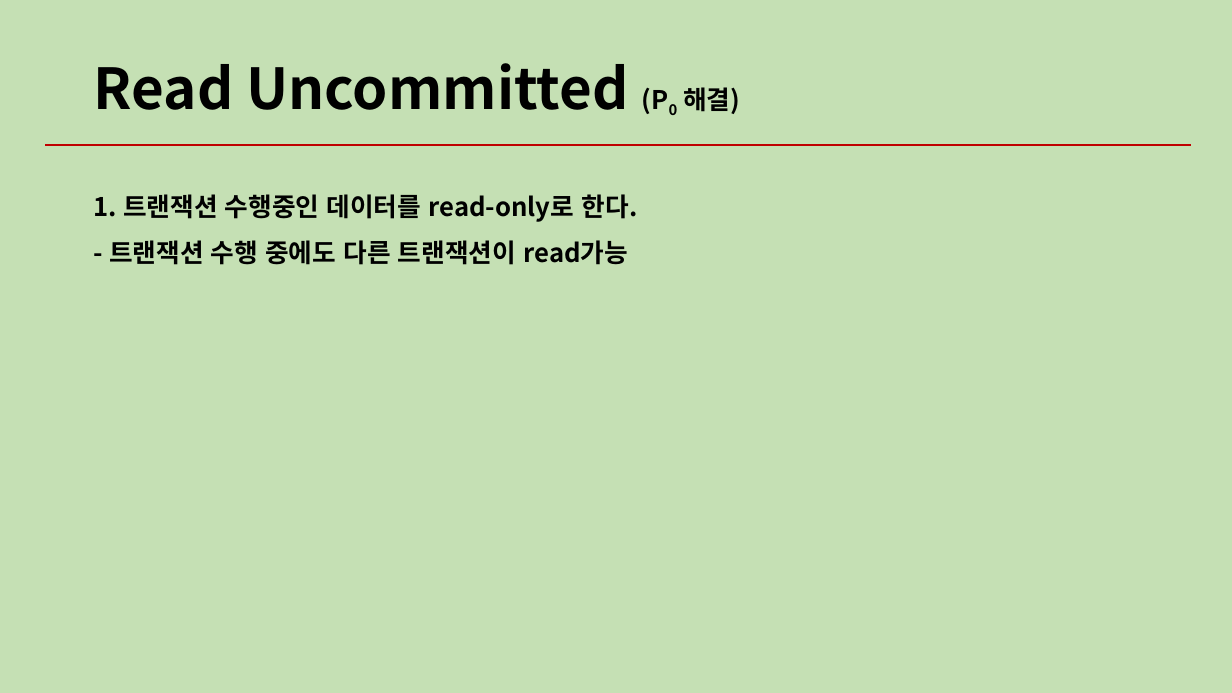
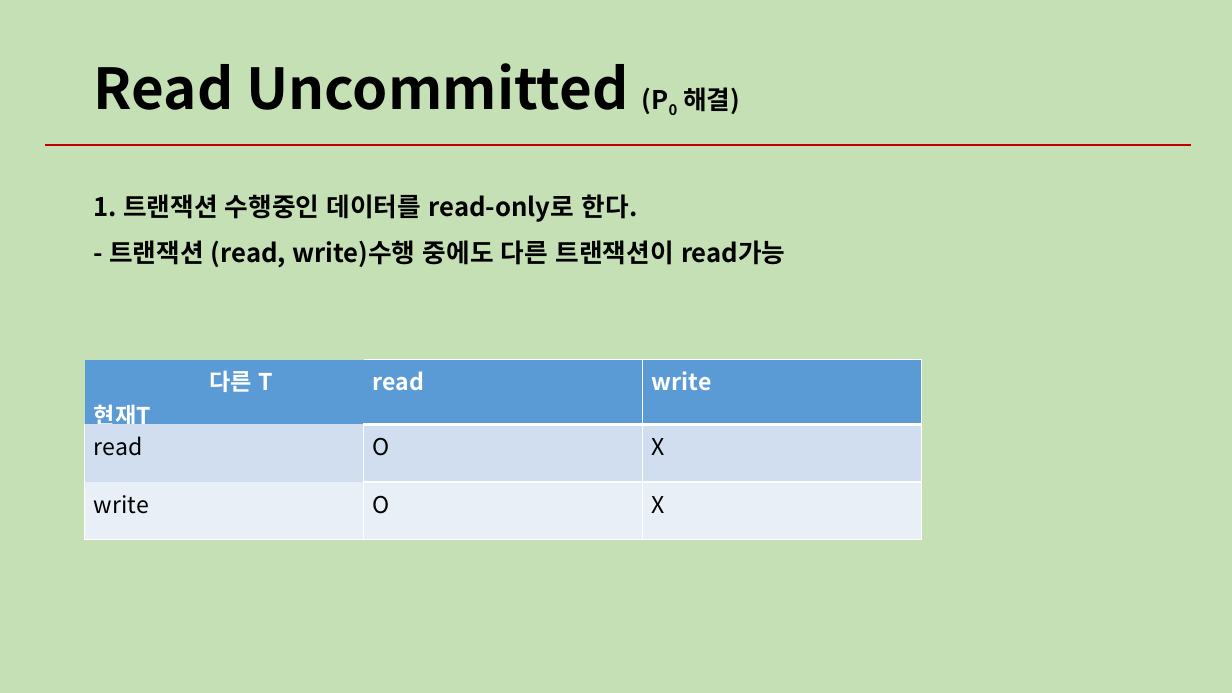
Before and after one commit to know0329/SsafyAgolStudy, a slide deck: slide 10 of 박현우/0302_트랜잭션_격리.pptx. Drawn at 1232x693 pixels with LibreOffice and Linux fonts; fonts in the diff are those of the drawing. Boxes give left, top, right and bottom in pixels: in the first picture for what was removed or moved away, otherwise in the second. Text is boxed around its words. In the diff, an @@ line names an element or a change of style, - is before the commit and + after.

```diff
--- a/박현우/0302_트랜잭션_격리.pptx
+++ b/박현우/0302_트랜잭션_격리.pptx
@@ text at [109, 240, 786, 268]: text changed @@
-- 트랜잭션 수행 중에도 다른 트랜잭션이 read가능
+- 트랜잭션 (read, write)수행 중에도 다른 트랜잭션이 read가능
@@ table added at [85, 360, 922, 540], 3 rows, 3 columns @@
+다른 T / 현재T | read | write
+read | O | X
+write | O | X
```
Also in this commit, not shown: 3 other slides changed.
